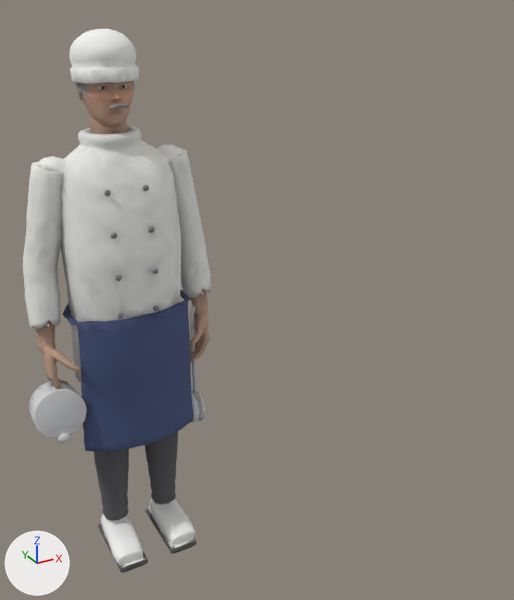
The Blender file ArtSource/Blender/GokiTakeover_Diner.blend, before and after one commit.
Before and after are seen from a 50 mm lens placed at (-1.52, -4.85, 4.42), pointed at (1.18, 0.05, 1.97). Arrows for +X, +Y and +Z are at lower left; the lights stay in place. The older version comes first.

Objects in the first picture: 'Chef_Detail0'.
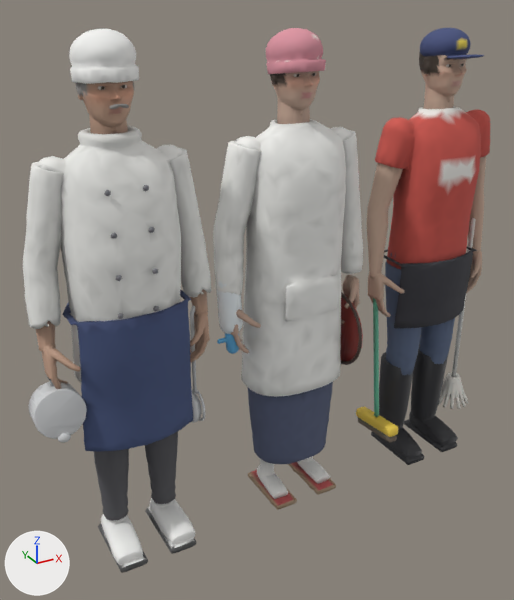
The newer file is also turned or shifted as a whole; pictures and numbers use the older file's frame.

Changed parts and their boxes (x1, y1, x2, y2) in the pictures (514 x 600 px):
'Okami_Detail0', added: after (213, 28, 363, 510)
'Baito_Detail0', added: after (356, 28, 490, 465)

The change, as a list of edits to the scene's bpy script:
```text
Add me_resident_headsculpt_009:
    me_resident_headsculpt_009.from_pydata(...)  # 7143 vertices, 14230 faces; spans x -0.69..0.72, y -0.47..0.31, z 0.0..4.11
    me_resident_headsculpt_009.polygons.foreach_set('use_smooth', [True] * 14230)
    me_resident_headsculpt_009.materials.append(mat_vertexalbedo_roughness)
Add me_resident_headsculpt_005:
    me_resident_headsculpt_005.from_pydata(...)  # 7179 vertices, 14290 faces; spans x -0.76..0.72, y -0.38..0.33, z -0.02..4.14
    me_resident_headsculpt_005.polygons.foreach_set('use_smooth', [True] * 14290)
    me_resident_headsculpt_005.materials.append(mat_vertexalbedo_roughness)
Add ob_baito_detail0:
    ob_baito_detail0 = bpy.data.objects.new('Baito_Detail0', me_resident_headsculpt_009)
    ob_baito_detail0.location = (3.0, 0.0, 0.0)
Add ob_okami_detail0:
    ob_okami_detail0 = bpy.data.objects.new('Okami_Detail0', me_resident_headsculpt_005)
    ob_okami_detail0.location = (1.5, 0.0, 0.0)
```
